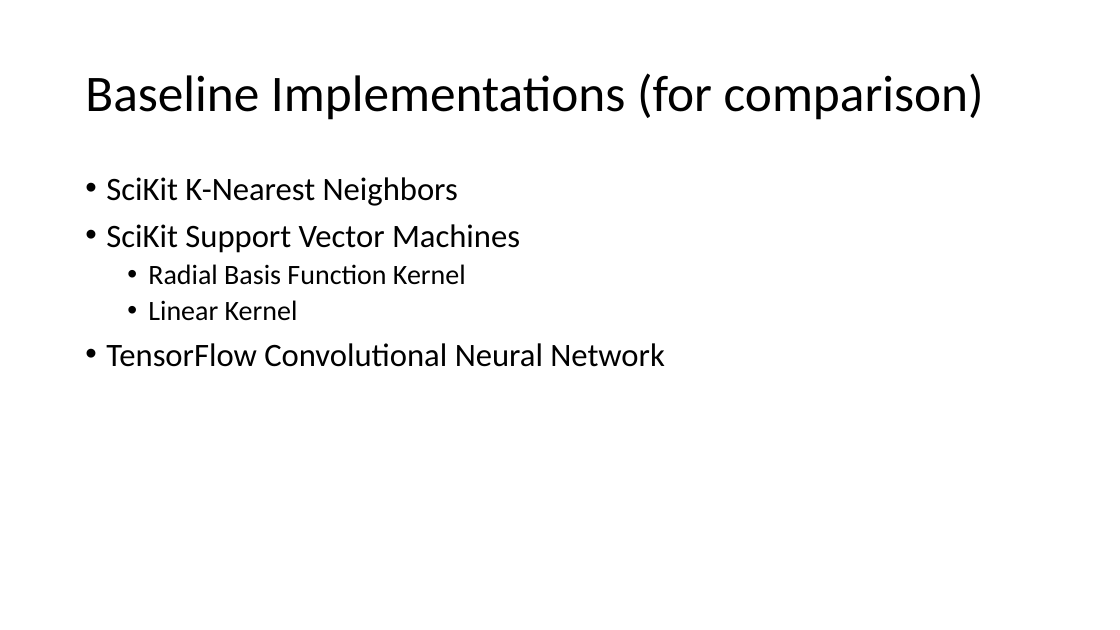
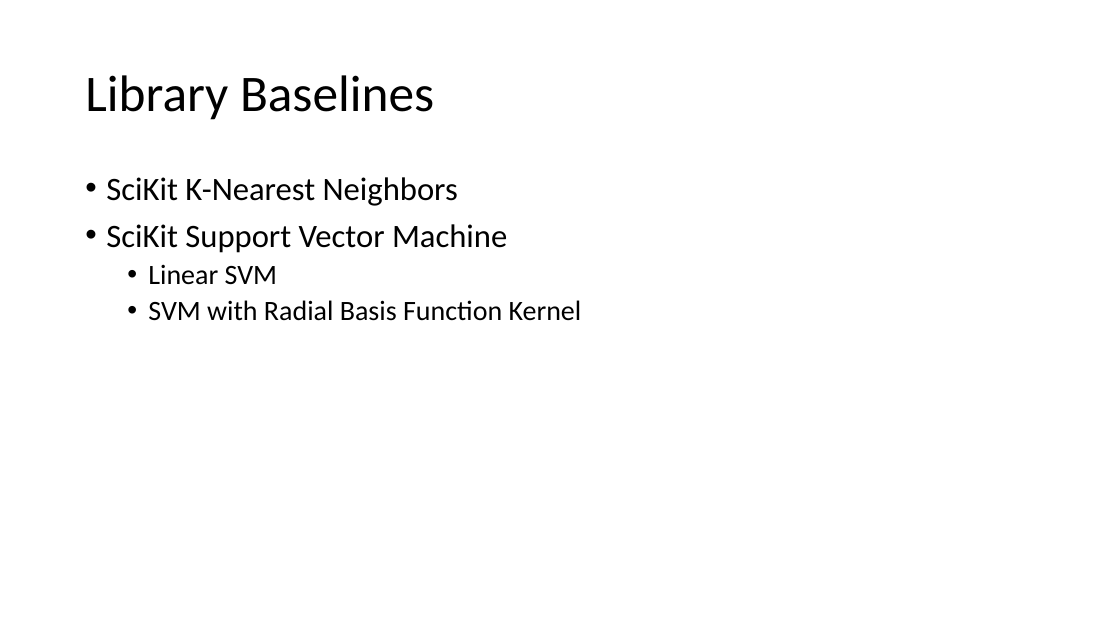
Before and after one commit to dericp/digit-recognition, a slide deck: slide 4 of A Comparison of Techniques Applied to Digit Recognition.pptx. Drawn at 1120x630 pixels with LibreOffice and Linux fonts; fonts in the diff are those of the drawing. Boxes give left, top, right and bottom in pixels: in the first picture for what was removed or moved away, otherwise in the second. Text is boxed around its words. In the diff, an @@ line names an element or a change of style, - is before the commit and + after.

```diff
--- a/A Comparison of Techniques Applied to Digit Recognition.pptx
+++ b/A Comparison of Techniques Applied to Digit Recognition.pptx
@@ title at box(85, 75, 434, 120): text changed @@
-Baseline Implementations (for comparison)
+Library Baselines
@@ text at box(106, 224, 582, 321): text changed; size 28 to 24 pt @@
-• SciKit Support Vector Machines
-  • Radial Basis Function Kernel
-  • Linear Kernel
-• TensorFlow Convolutional Neural Network
+• SciKit Support Vector Machine
+  • Linear SVM
+  • SVM with Radial Basis Function Kernel
```
Also in this commit, not shown: 7 other slides changed, 4 slides added, 4 other files.
